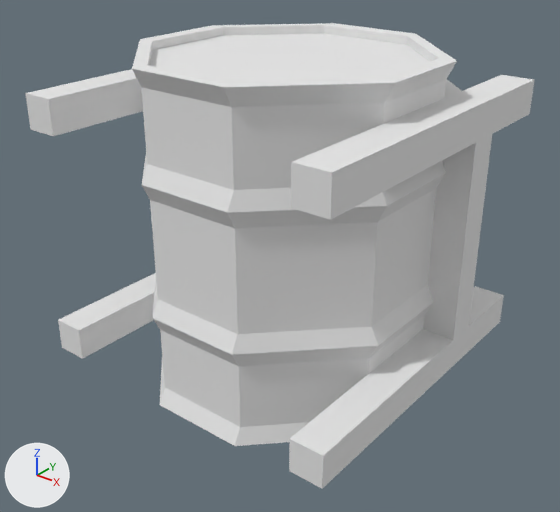
A saved change to the OBJ model src/main/resources/assets/bdsandm/models/block/metal_barrel_supported.obj.
Camera for both pictures: a camera (50 mm lens) standing at (1.817, -2.183, 1.414) and looking at (0.512, -0.551, 0.402). The axes (+X, +Y, +Z) are drawn at lower left. The lights are the same throughout. Where no turn or scale is listed for an object, it has been applied to the vertices.

Objects in the first picture: 'Cube_Cube.001'.
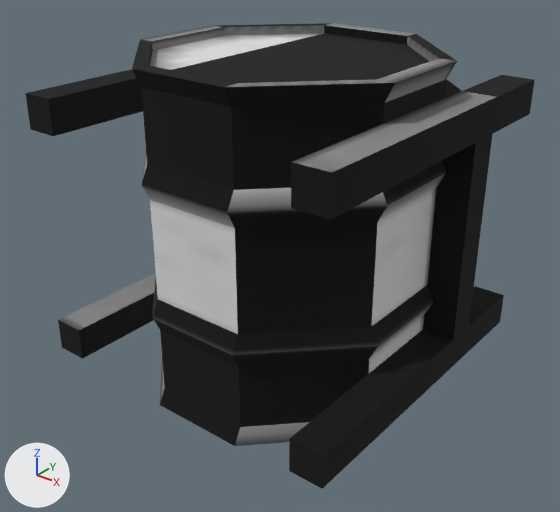
What the commit changed:
Picture 'metal_barrel_detail_2' (img_metal_barrel_detail_2) is new.
Picture 'metal_barrel_detail_1' (img_metal_barrel_detail_1) is new.
Picture 'metal_barrel_detail_0' (img_metal_barrel_detail_0) is new.
Picture 'metal_barrel' (img_metal_barrel) is new.
In material 'A' (mat_a), base_color is no longer (0.8, 0.8, 0.8), white #e7e7e7.
In material 'A' (mat_a), texture is now set to img_metal_barrel.
In material 'B' (mat_b), base_color is no longer (0.8, 0.8, 0.8), white #e7e7e7.
In material 'B' (mat_b), texture is now set to img_metal_barrel_detail_0.
In material 'C' (mat_c), base_color is no longer (0.8, 0.8, 0.8), white #e7e7e7.
In material 'C' (mat_c), texture is now set to img_metal_barrel_detail_1.
In material 'D' (mat_d), base_color is no longer (0.8, 0.8, 0.8), white #e7e7e7.
In material 'D' (mat_d), texture is now set to img_metal_barrel_detail_2.

Pixel boxes (x1, y1, x2, y2) of what changed, in the pictures (560 x 512 px):
'Cube_Cube.001', surface changed (grey to black): (25, 23, 534, 489) in both
